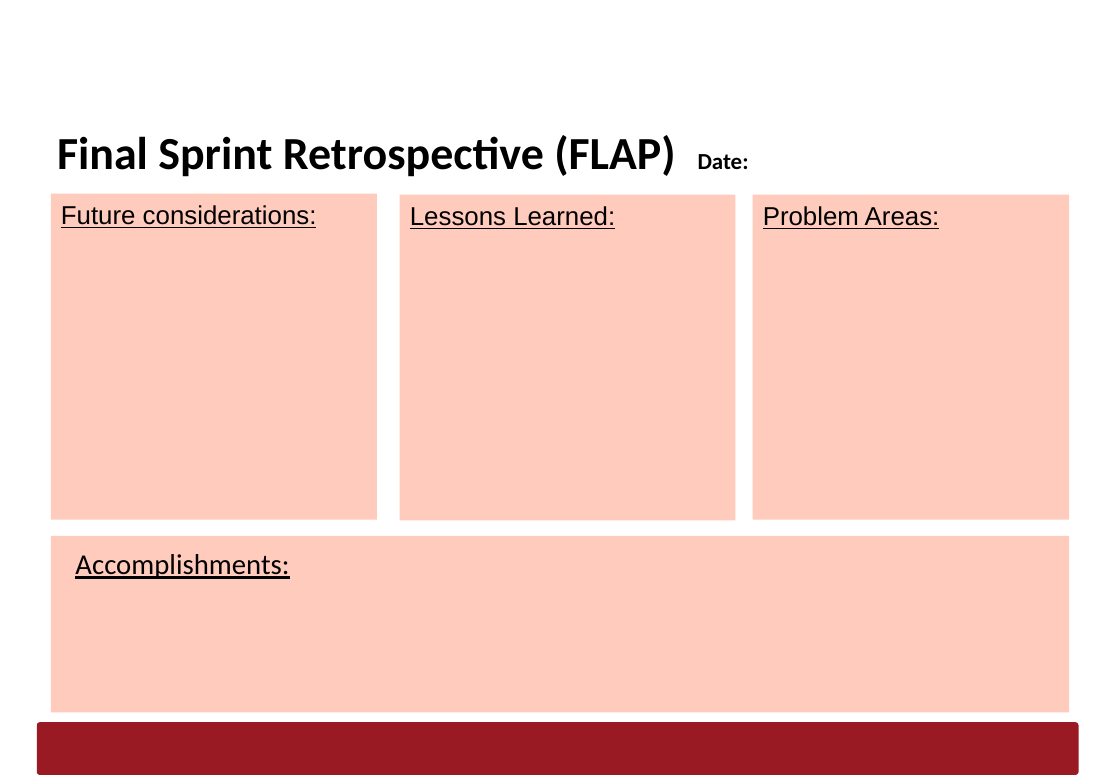
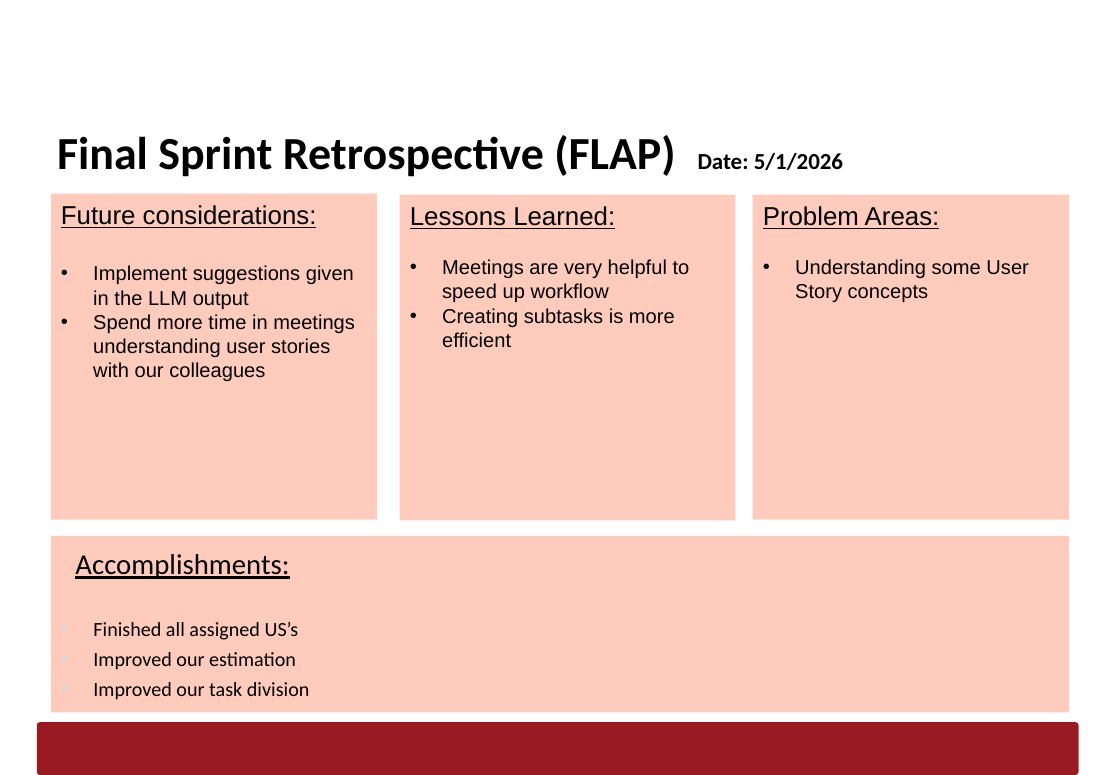
Before and after one commit to AfonsoMachado1892/Logistics-on-Rails, a slide deck: slide 15 of Scrum/sprint3/Report/LAPR3-Report-Sprint3_G092.pptx. Drawn at 1120x775 pixels with LibreOffice and Linux fonts; fonts in the diff are those of the drawing; background and template pictures are left out. Boxes give left, top, right and bottom in pixels: in the first picture for what was removed or moved away, otherwise in the second. Text is boxed around its words. In the diff, an @@ line names an element or a change of style, - is before the commit and + after.

```diff
--- a/Scrum/sprint3/Report/LAPR3-Report-Sprint3_G092.pptx
+++ b/Scrum/sprint3/Report/LAPR3-Report-Sprint3_G092.pptx
@@ title at [57, 135, 843, 177]: text changed @@
-Final Sprint Retrospective (FLAP) Date:
+Final Sprint Retrospective (FLAP) Date: 5/1/2026
@@ text in rectangle at [93, 265, 355, 381]: paragraphs added @@
+• Implement suggestions given in the LLM output
+• Spend more time in meetings understanding user stories with our colleagues
@@ text in rectangle at [442, 259, 690, 348]: paragraphs added @@
+• Meetings are very helpful to speed up workflow
+• Creating subtasks is more efficient
@@ text in rectangle at [795, 259, 1028, 303]: paragraph added @@
+• Understanding some User Story concepts
@@ text at [93, 622, 310, 700]: paragraphs added @@
+• Finished all assigned US’s
+• Improved our estimation
+• Improved our task division
```
Also in this commit, not shown: 4 other slides changed.
